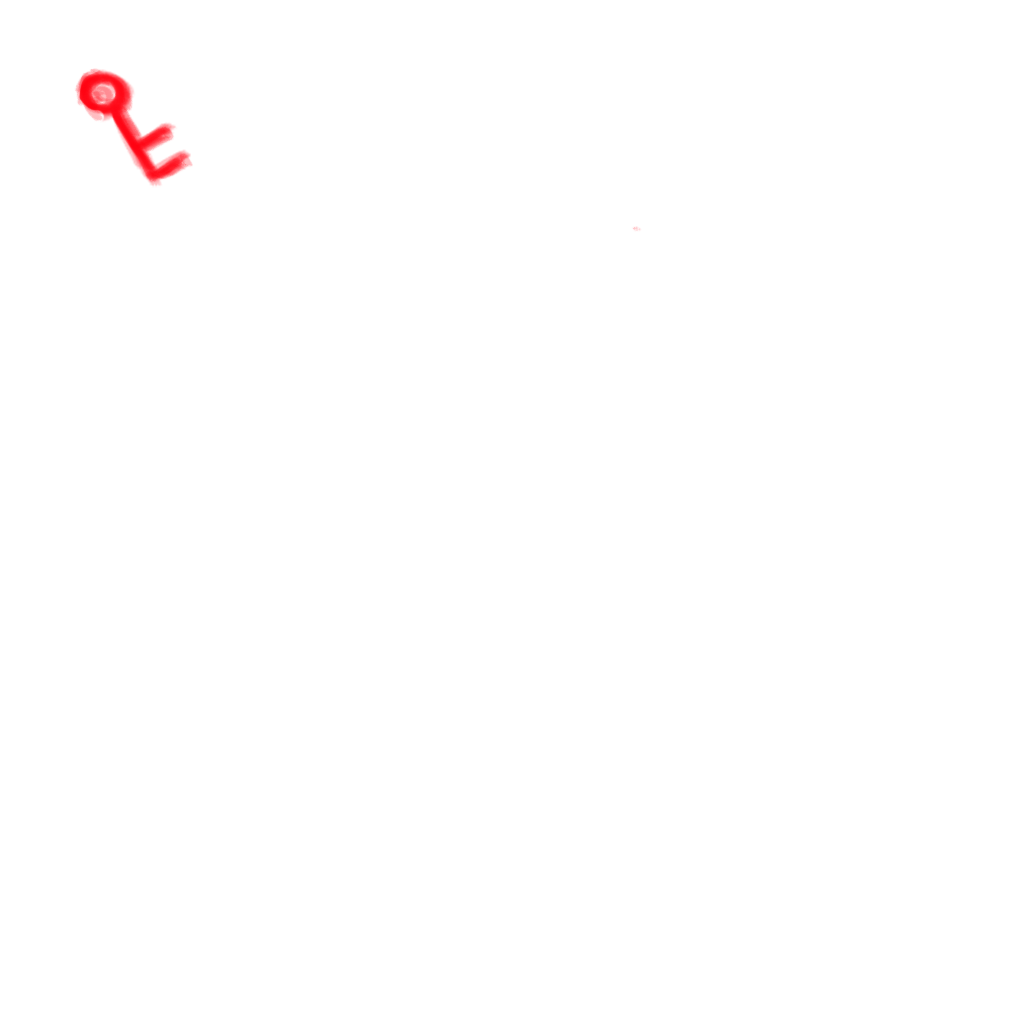
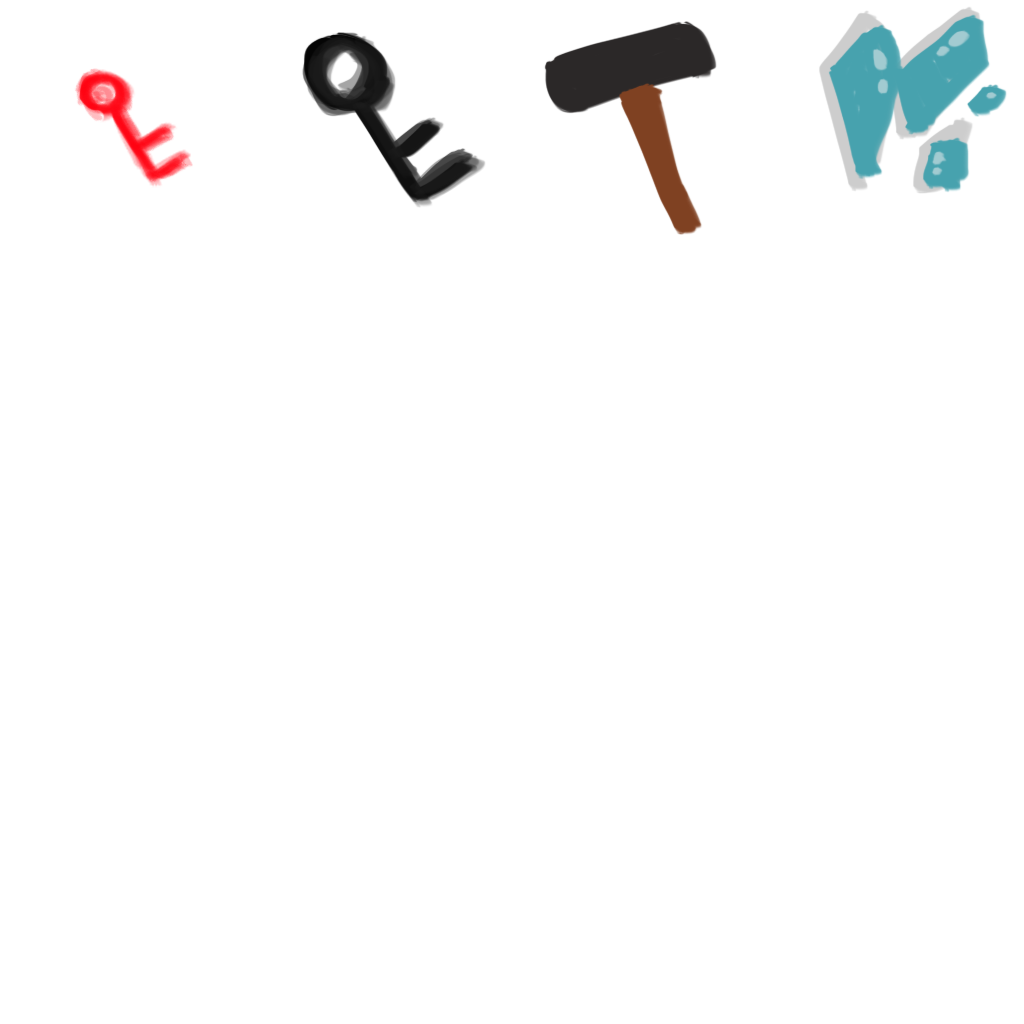
Before/after of a 1024 x 1024 layered artwork. What changed in the layer stack:
added layer "Layer 3" above "Layer 2" over [544, 6, 1007, 235]
added layer "Layer 2" above "Layer 1" over [302, 32, 486, 208]
painted on "Layer 1" over [632, 226, 642, 232]
